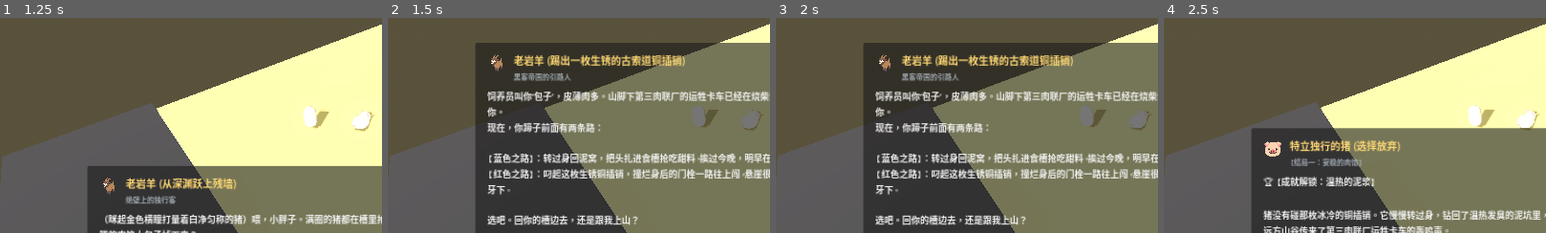
Above: before the commit, frames 1-4 (left to right).
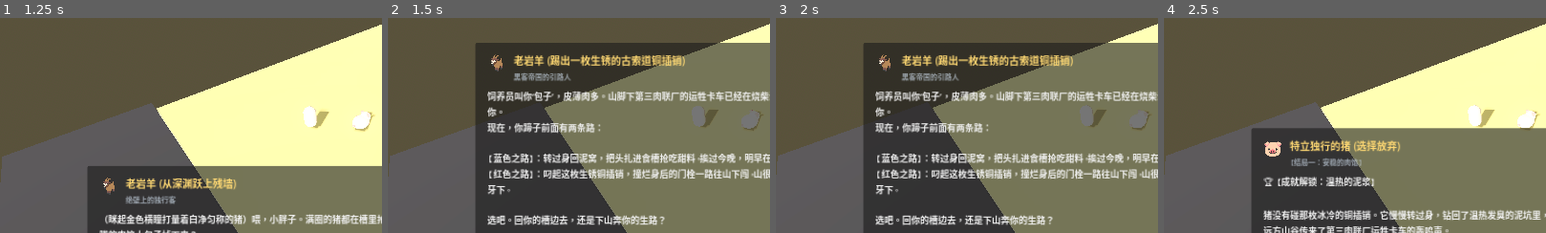
Above: after the commit, the same moments.

Repository: chenzhaoxuan0/piggame
Game: Godot game, scene res://scenes/ui/character_selection.tscn
The game is run twice, just before and just after one commit, with the same random seed, the same clock (stepped at 60 frames per second) and the same inputs.
Inputs:
- Up to frame 1 (1.25 s): click "做特立独行的猪 (开始)" at 0.5 s
- Up to frame 2 (1.5 s): click "▶ 【吐掉干麦穗，望向云海】'天里没包子。但天上面没有栏杆…" at 1.25 s
- Up to frame 3 (2 s): no input
- Up to frame 4 (2.5 s): click "▶ 【蓝色抉择：掉头钻回泥窝】'悬崖太冷了，我只想安安稳稳…" at 2 s
The pictures show only the part of the screen within x 3-53%, y 31-81%; the shares and areas given below are measured in that part.

Frame 1 is identical in both runs. In frame 2, 0.9% of the frame differs, in the area x 54-98%, y 70-97%; in frame 3, 0.9%; in frame 4, nothing differs.

Commit message:
feat(narrative): refine downhill journey, dialogue replies, wool misconception, and pragmatic farm owner showdown

Diff:
--- a/scripts/core/dialogue_manager.gd
+++ b/scripts/core/dialogue_manager.gd
@@ -1,14 +1,14 @@
 extends Node
 
-# Dialogue Manager (黑客帝国抉择 · 行动觉醒 · 人猪对决终定本)
+# Dialogue Manager (终极定本 · 旷野突围版)
 # 核心机制与细节修正：
-# 1. 序幕黑客帝国红蓝二元抉择（蓝：温热的泥浆 / 红：红色的生锈插销）；
-# 2. 角色互不相识，相遇时互道来历与身份；
-# 3. 牛遇到的是一时的花岗岩大石块，卸轭后去水渠喝水；
-# 4. 羊毛改与“工业耐磨硬毡垫”对比，羊走出阴暗去阳光下晒毛；
-# 5. 马为中年良驹，执念于41秒纪录金牌，殊不知已被年轻马打破6秒（35秒），后探头嚼栏外野草；
-# 6. 删去钟楼场景，终点闸门前为人类主管（周主管）手持电击棍与猪的宝可梦式意志对战；
-# 7. 删去猪挖水渠设定，崖口对老张进行纯粹生命对话，索道滑入旷野达成结局二【特立独行的先驱】。
+# 1. 猪来自“山顶悬崖边的破猪棚”，下山突围；
+# 2. 猪不向其他动物宣扬“你们没有生命危险”（隐藏设定，玩家自悟）；
+# 3. 猪点拨后，牛羊马均先言语回复，再进行身体行动；
+# 4. 羊毛为全员对标准的错判（软毛价值极高但农场只做粗活，人不会指引它）；
+# 5. 马为中年马，死守41秒金牌纪录，猪在路边看到了35秒新纪录牌；马言语回复后嚼草，心境仍混沌但心弦放松；
+# 6. 终点对决对手为“农场主”（无姓氏），对战后农场主务实接受跑了一头肉猪的损失；
+# 7. 彻底移除狗的第11幕洗白度化，猪直登索道乘风破浪完成突围！
 
 signal dialogue_started(node_data: Dictionary)
 signal dialogue_advanced(step: int)
@@ -16,7 +16,7 @@
 signal will_acquired(will_type: String)
 
 var dialogue_tree = {
-	# --- 序幕：悬崖晨雾与老岩羊 (黑客帝国红蓝抉择) ---
+	# --- 序幕：山顶悬崖与老岩羊 (黑客帝国红蓝抉择) ---
 	"cliff_goat_intro": {
 		"speaker": "老岩羊 (从深渊跃上残墙)",
 		"avatar": "🐐",
@@ -33,7 +33,7 @@
 		"speaker": "老岩羊 (踢出一枚生锈的古索道铜插销)",
 		"avatar": "🐐",
 		"title": "黑客帝国的引路人",
-		"content": "饲养员叫你‘包子’，皮薄肉多。山脚下第三肉联厂的运牲卡车已经在烧柴油冒黑烟了，明早六点头道大门一拉，第一个挂吊钩的就是你。\n现在，你蹄子前面有两条路：\n\n【蓝色之路】：转过身回泥窝，把头扎进食槽抢吃甜料。挨过今晚，明早在温饱里挨上一刀，当一屉合格的肉馅大包子。\n【红色之路】：叼起这枚生锈铜插销，撞烂身后的门栓一路往上闯。悬崖很高，猎犬很凶，你可能会摔死在乱石堆里，也可能会死在狗牙下。\n\n选吧。回你的槽边去，还是跟我上山？",
+		"content": "饲养员叫你‘包子’，皮薄肉多。山脚下第三肉联厂的运牲卡车已经在烧柴油冒黑烟了，明早六点头道大门一拉，第一个挂吊钩的就是你。\n现在，你蹄子前面有两条路：\n\n【蓝色之路】：转过身回泥窝，把头扎进食槽抢吃甜料。挨过今晚，明早在温饱里挨上一刀，当一屉合格的肉馅大包子。\n【红色之路】：叼起这枚生锈铜插销，撞烂身后的门栓一路往山下闯。山很高，猎犬很凶，你可能会摔死在乱石堆里，也可能会死在狗牙下。\n\n选吧。回你的槽边去，还是下山奔你的生路？",
 		"options": [
 			{
 				"text": "【蓝色抉择：掉头钻回泥窝】“悬崖太冷了，我只想安安稳稳吃口饱饭……”",
@@ -61,13 +61,13 @@
 		"speaker": "特立独行的猪 (踏入未知)",
 		"avatar": "🐷",
 		"title": "决然出逃的勇者",
-		"content": "🏆 【成就解锁：红色的生锈插销】\n\n猪四蹄颤抖，咬紧牙关叼起冰冷的铜插销！浑身血液发烫！\n低下坚硬如铁的生铁猪拱嘴，拼尽全力猛撞木门栓——咔嚓！厚重门栓折断！\n猪迈出猪圈，怀着未知的恐惧与战栗，正式向大院腹地挺进！",
-		"options": [
-			{"text": "迈向未知大院，寻访沿途的生灵！", "next": ""}
-		]
-	},
-
-	# --- 试炼1：老黄牛 ➔ 卸轭喝水 ➔ 汲取【坚忍之骨】 ---
+		"content": "🏆 【成就解锁：红色的生锈插销】\n\n猪四蹄颤抖，咬紧牙关叼起冰冷的铜插销！浑身血液发烫！\n低下坚硬如铁的生铁猪拱嘴，拼尽全力猛撞木门栓——咔嚓！厚重门栓折断！\n猪迈出猪圈，怀着未知的恐惧与战栗，正式向山下农场腹地挺进！",
+		"options": [
+			{"text": "迈向大院，寻访沿途的生灵！", "next": ""}
+		]
+	},
+
+	# --- 试炼1：老黄牛 ➔ 回复而后卸轭喝水 ➔ 汲取【坚忍之骨】 ---
 	"aniu_interaction": {
 		"speaker": "阿牛 (深陷黑泥的老耕牛)",
 		"avatar": "🐂",
@@ -75,19 +75,31 @@
 		"content": "（通红着眼呼哧喘着粗沫）滚开！别挡道！……你是一头白猪？！从哪冒出来的？快让开，别挡我的犁沟！今天还有两亩地，只要我咬紧牙再拼一把力气，这道坎就能犁过去！",
 		"options": [
 			{
-				"text": "【走上前打招呼并查看泥下】“我从山下破圈跑出来的。大叔，你犁头不对劲！”",
+				"text": "【走上前打招呼并拱开泥浆】“我从山顶悬崖边的破猪棚跑出来的。大叔，你犁头不对劲，下面卡着东西了！”",
 				"next": "aniu_solved"
 			}
 		]
 	},
 	"aniu_solved": {
-		"speaker": "一口猪 (拱开泥浆)",
+		"speaker": "一口猪 (指着露出的顽石)",
 		"avatar": "🐷",
 		"title": "一口猪",
-		"content": "大叔，你别死拼了！下面埋着一块磨盘大的花岗岩大石块！你以为是一时的硬泥，其实犁头早就卡在石头上拉卷刃了。再硬拉下去，石头碎不了，断的是你自己的大筋！农场指望你耕地，不会今晚杀你，你犯不着在这儿钻牛角尖！",
-		"options": [
-			{
-				"text": "老牛看着露出的灰白顽石与卷曲犁头，那股死磕的蛮劲忽然泄了……",
+		"content": "大叔，你别死拼了！下面埋着一块磨盘大的花岗岩大石块！你以为是一时的硬泥，其实犁尖卡在石头上早就拉卷刃了。再硬拉下去，石头碎不了，断的是你自己的颈椎大筋！",
+		"options": [
+			{
+				"text": "老牛怔怔看着露出的灰白大石块与卷曲犁尖，猛喘了一口粗气……",
+				"next": "aniu_reply"
+			}
+		]
+	},
+	"aniu_reply": {
+		"speaker": "阿牛 (震惊喃喃自语)",
+		"avatar": "🐂",
+		"title": "恍然的老耕牛",
+		"content": "……花岗岩大石块？我拉的是石头？！……呼……呼……难怪怎么使劲都纹丝不动……原来是一块死石头卡在犁头底下……",
+		"options": [
+			{
+				"text": "看着老牛默默用牛角顶开磨破皮肉的沉重木轭……",
 				"next": "aniu_drink_water"
 			}
 		]
@@ -96,10 +108,10 @@
 		"speaker": "阿牛 (卸轭喝水)",
 		"avatar": "🐂",
 		"title": "停步的老耕牛",
-		"content": "（老牛没有多说什么，它默默顶开磨破皮肉的沉重木轭）\n（踩着黏稠泥水走到旁边的石水渠边，低下头长长地痛饮了一大口清凉甘甜的泉水。嘴边滴着清水，看着远山喷出一口白汽。它七年来第一次在劳作中停下喝水）",
-		"options": [
-			{
-				"text": "【猪心中触动】从盲目死拼到从容止步……这就是扛得起风浪的坚忍之骨！",
+		"content": "（老牛踩着黏稠泥水走到旁边的石水渠边，低下头长长地痛饮了一大口清凉甘甜的泉水）\n（水珠顺着胡须滴落，它看着远山喷出一口白汽。它七年来第一次在劳作中停下来喝水）",
+		"options": [
+			{
+				"text": "【猪心中触动】从盲目死拼到从容止步……这就是扛得起千钧的坚忍之骨！",
 				"next": "learn_ox_will"
 			}
 		]
@@ -108,21 +120,21 @@
 		"speaker": "特立独行的猪 (领悟)",
 		"avatar": "🐷",
 		"title": "【意志觉醒：坚忍之骨】",
-		"content": "老牛那如铁塔般驻足喝水的沉稳身影印入猪的心底：\n牛有耕作价值，可以缓缓；而自己明早就要出栏！\n但突围正需要这般扎根大地的沉稳力量——猪获得了【坚忍之骨】！",
-		"options": [
-			{"text": "带着坚忍之骨，继续向上挺进！", "next": ""}
-		]
-	},
-
-	# --- 试炼2：小绵羊 ➔ 阳光晒毛 ➔ 汲取【洞察之眸】 ---
+		"content": "老牛那如铁塔般驻足喝水的沉稳身影印入猪的心底：\n冲破前方的围捕正需要这般沉稳力量——猪获得了【坚忍之骨】！（空地追逐战中可用于挣脱恶犬扑咬）",
+		"options": [
+			{"text": "带着坚忍之骨，继续向下挺进！", "next": ""}
+		]
+	},
+
+	# --- 试炼2：小绵羊 ➔ 回复而后阳光晒毛 ➔ 汲取【洞察之眸】 ---
 	"mianmian_interaction": {
 		"speaker": "绵绵 (缩在阴暗草垛角落的小羊)",
 		"avatar": "🐑",
 		"title": "被指标击碎自尊的小羊",
-		"content": "（木栏贴着‘三等残次：纤维过细过软，缺乏刚性，无法压制工业耐磨硬毡垫’，眼角挂着泪，戒备地往后缩）\n你……你是谁？我从没在羊棚见过你……你是一头猪？你怎么跑到这里来了……",
-		"options": [
-			{
-				"text": "【温和介绍并走向前】“我从下头的下栏破猪圈跑出来的，他们叫我‘包子’。你呢，为什么躲在暗处哭？”",
+		"content": "（木栏贴着‘三等残次：纤维过细过软，缺乏刚性，无法压制工业耐磨硬毡垫’，眼角挂泪，戒备退缩）\n你……你是谁？我从没在羊棚见过你……你是一头猪？你怎么跑到这里来了……",
+		"options": [
+			{
+				"text": "【温和介绍并走向前】“我从山顶悬崖边的猪棚跑出来的，饲养员叫我‘包子’。你呢，为什么躲在暗处哭？”",
 				"next": "mianmian_intro_reply"
 			}
 		]
@@ -131,22 +143,34 @@
 		"speaker": "绵绵 (抽泣)",
 		"avatar": "🐑",
 		"title": "二号棚细毛绵羊",
-		"content": "我是二号棚的细毛绵羊……他们说我的毛太细太软了，压不成机床底下的工业防震硬毡垫，连工业边角料都算不上……我是不是全农场最差的一只羊……",
-		"options": [
-			{
-				"text": "【一脚踢飞残次破木牌】“机修厂的工业毡垫是垫机床吸机油的！”",
+		"content": "我是二号棚的细毛绵羊……他们说我的毛太细太软了，压不成机床底下的工业防震硬毡垫，连工业边角料都算不上……农场的所有羊都说粗毛才是好毛，我是不是全农场最差的一只羊……",
+		"options": [
+			{
+				"text": "【一脚踢飞残次破木牌】“机修厂的工业毡垫是铺在机床底下的！”",
 				"next": "mianmian_advice"
 			}
 		]
 	},
 	"mianmian_advice": {
-		"speaker": "一口猪",
+		"speaker": "一口猪 (点明全员对标准的错判)",
 		"avatar": "🐷",
 		"title": "一口猪",
-		"content": "工业硬毡垫当然要粗硬得像铁丝才压不烂。可你的毛长得像天上的云彩一样轻柔，天生是用来做贴身保暖软衣的！他们工厂里只有粗活，拿机修垫子的粗尺来量你，那是他们的局限。农场还要靠你年年剪毛，你又没有生命危险，何必躲在这儿自卑？",
-		"options": [
-			{
-				"text": "小羊怔怔看着自己身上的白色绒毛，慢慢迈步走出阴影……",
+		"content": "工业硬毡垫要粗硬才压不烂。可你的毛长得像天上的云彩一样轻柔，天生是用来做贴身保暖的高档绒衣的，远比粗毛贵重得多！农场的动物只见过地毯粗毛，全都跟着瞎判定；农场主心里清楚，但他只出硬毡垫，懒得指引你。拿机修垫子的粗尺来量你，是这整个农场的无知错判！",
+		"options": [
+			{
+				"text": "小羊吸了吸鼻子，眼里露出一丝茫然与微光……",
+				"next": "mianmian_reply"
+			}
+		]
+	},
+	"mianmian_reply": {
+		"speaker": "绵绵 (恍然若失)",
+		"avatar": "🐑",
+		"title": "若有所悟的绵羊",
+		"content": "……天生用来御寒的宝贝？原来……原来不是我生得坏……是他们根本不知道我的毛能用在哪儿……大家都以为粗的才是对的……",
+		"options": [
+			{
+				"text": "小羊站起身抖了抖身上的草屑灰尘，慢慢迈步走出阴影……",
 				"next": "mianmian_sunbathe"
 			}
 		]
@@ -155,10 +179,10 @@
 		"speaker": "绵绵 (漫步至阳光下)",
 		"avatar": "🐑",
 		"title": "晒毛的小绵羊",
-		"content": "（小羊站起身抖了抖身子，把身上的草屑灰尘抖落，一身蓬松雪白的卷毛舒展开来如云朵般纯净）\n（它迈着轻细的小蹄子走出潮湿角落，在破屋顶漏下的一缕金黄阳光中舒服地趴下晒毛，把下巴搭在干木板上，惬意地闭上了眼睛）",
-		"options": [
-			{
-				"text": "【猪心中明澈】跳出虚妄刻板的单一标尺，拥抱自身的真实价值……这就是洞察之眸！",
+		"content": "（小羊一身蓬松雪白的卷毛舒展开来如云朵般纯白）\n（它迈着轻细的小蹄子走出潮湿角落，在破屋顶漏下的一缕金黄阳光中舒服地趴下晒毛，把下巴搭在干木板上，惬意地闭上了眼睛）",
+		"options": [
+			{
+				"text": "【猪心中明澈】跳出虚妄刻板的单一标尺，洞悉本质……这就是洞察之眸！",
 				"next": "learn_sheep_will"
 			}
 		]
@@ -167,21 +191,21 @@
 		"speaker": "特立独行的猪 (领悟)",
 		"avatar": "🐷",
 		"title": "【意志觉醒：洞察之眸】",
-		"content": "小羊在阳光下安然舒展的模样，驱散了世俗标准的虚妄阴霾。\n羊可以缓缓享受阳光，但自己必须把握今夜！\n猪领悟了【洞察之眸】：看破伪装假象、洞悉事物本质的至清之智！",
-		"options": [
-			{"text": "眼神清澈明亮，继续向上挺进！", "next": ""}
-		]
-	},
-
-	# --- 试炼3：烈马 ➔ 探头嚼野草 ➔ 汲取【疾风之步】 ---
+		"content": "小羊在阳光下安然舒展的模样，驱散了虚妄标准的阴霾。\n猪领悟了【洞察之眸】！（空地追逐战中可看穿犬群分身疑兵）",
+		"options": [
+			{"text": "眼神清澈明亮，继续向下挺进！", "next": ""}
+		]
+	},
+
+	# --- 试炼3：烈马 ➔ 回复而后嚼外草 ➔ 汲取【疾风之步】 ---
 	"zhuifeng_interaction": {
 		"speaker": "追风 (双眼圆睁的中年黑色骏马)",
 		"avatar": "🐎",
 		"title": "泥圈中盲奔的自欺者",
-		"content": "（在50米椭圆泥圈疯狂狂奔，疾驰掠过，大声暴喘）闪开！别挡道！……你打哪来的？！一只肥猪怎么敢闯进赛道？！",
-		"options": [
-			{
-				"text": "【站在木栏外喊道】“我从下面的破圈跑出来的！大叔，你跑这么急是要赶去哪？！”",
+		"content": "（在50米椭圆泥圈疯狂狂奔，大汗淋漓，大声暴喘）闪开！别挡道！……你打哪来的？！一只肥猪怎么敢闯进赛道？！",
+		"options": [
+			{
+				"text": "【站在木栏外喊道】“我从山顶悬崖边的破圈跑出来的。大叔，你跑这么急是要赶去哪？”",
 				"next": "zhuifeng_horse_intro"
 			}
 		]
@@ -190,10 +214,10 @@
 		"speaker": "追风 (狂傲暴喘)",
 		"avatar": "🐎",
 		"title": "曾获金牌的中年追风",
-		"content": "我是这里的速度良驹‘追风’！我在跑配速！这一圈我跑了41秒！只要我今天跑满三万步，维持住41秒的成绩，终点看台上的速度冠军金牌就还是我的！",
-		"options": [
-			{
-				"text": "【指着看台上挂着的金牌纪录板】“大叔，看台上的纪录去年就换了！”",
+		"content": "我是这里的速度良驹‘追风’！我在跑配速！这一圈我跑了41秒！只要我今天跑满三万步，维持住41秒的成绩，终点看台上的冠军金牌就还是我的！",
+		"options": [
+			{
+				"text": "【指出路边看到的纪录牌】“大叔，我刚才路过入口，上面的纪录早就换了！”",
 				"next": "zhuifeng_awaken"
 			}
 		]
@@ -202,10 +226,22 @@
 		"speaker": "一口猪",
 		"avatar": "🐷",
 		"title": "一口猪",
-		"content": "大叔！你看台上的纪录牌去年就换了！现在的头名是三号棚新来的纯血小马，35秒，比你当年快了整整6秒！农场早就一年没给你排过比赛了。半人高的木栏杆早朽烂了，外面就是八百里草甸！农场把你当退役良驹养着，又没人逼你，你何必死守着三年前的41秒，睁着眼睛骗自己？",
-		"options": [
-			{
-				"text": "烈马四蹄在泥中犁出四道深痕，伴随粗重喘息，猛然刹住步子……",
+		"content": "大叔！我刚才一路走过来，入口那面金牌纪录榜上写得清清楚楚！牌子上的纪录去年春天就换了，现在的头名是三号棚新来的年轻小马，35秒！人家比你当年快了整整6秒！农场早就一年没给你排过比赛了。你何必死咬着三年前过去的自己不放，非得自欺欺人？",
+		"options": [
+			{
+				"text": "烈马四蹄在泥中划出深深的刹痕，伴随粗重喘息，猛然刹住步子……",
+				"next": "zhuifeng_reply"
+			}
+		]
+	},
+	"zhuifeng_reply": {
+		"speaker": "追风 (剧烈喘息，眼神空洞挣扎)",
+		"avatar": "🐎",
+		"title": "震颤的中年良驹",
+		"content": "（死死盯着入口处的纪录牌，胸膛剧烈起伏）……35秒？！去年就换了？！……我跑了一整年……难道全是在追一个早就没了的影子……我……",
+		"options": [
+			{
+				"text": "烈马缓步走到半人高的朽烂木栏边，把马头伸出了围栏外……",
 				"next": "zhuifeng_graze"
 			}
 		]
@@ -213,8 +249,8 @@
 	"zhuifeng_graze": {
 		"speaker": "追风 (探头啃食栏外野草)",
 		"avatar": "🐎",
-		"title": "品尝野味的中年骏马",
-		"content": "（烈马转头看着35秒的新纪录板，又看了看自己蹄下踩了千万次的泥槽）\n（它缓步走到朽烂木栏边，把长长的马头伸出围栏外，悠闲地低头啃食起荒坡上生长的一丛苦野草。一边嚼着带有泥土清香的野苜蓿，一边慢悠悠地甩着尾巴。跑圈的狂躁执念彻底烟消云散）",
+		"title": "咀嚼野味的中年骏马",
+		"content": "（烈马一口一口咀嚼起荒坡上生长的一丛苦野草。它依然处于混沌与茫然之中，一口野草无法立刻消除它多年的躁郁，但沙沙的嚼草声中，它心里死死绷紧的弦悄然松开了）",
 		"options": [
 			{
 				"text": "【猪热血沸腾】从被动跑圈到掌握自己的奔跑节律……这就是破阵的疾风之步！",
@@ -226,80 +262,68 @@
 		"speaker": "特立独行的猪 (领悟)",
 		"avatar": "🐷",
 		"title": "【意志觉醒：疾风之步】",
-		"content": "烈马从容咀嚼野草的神态，让猪真正理解了速度的真谛——速度不是为了在磨道里取悦看客，而是为了奔向广袤天地！\n猪获得了【疾风之步】：极速穿梭、雷霆破阵的无上迅疾！三大意志齐聚！",
-		"options": [
-			{"text": "昂首阔步，向后山大铁闸门发起冲刺！", "next": ""}
-		]
-	},
-
-	# --- 决战：后山大铁闸门前 (人猪对战：宝可梦式回合制演播) ---
+		"content": "烈马从容咀嚼野草的神态，让猪真正理解了速度的真谛——速度不是为了在磨道里取悦看客，而是为了奔向广袤天地！\n猪获得了【疾风之步】！（空地追逐战中可大幅提高冲刺变向移速）",
+		"options": [
+			{"text": "昂首阔步，向下山大铁闸门发起冲刺！", "next": ""}
+		]
+	},
+
+	# --- 终极对决：后山大铁闸门前 (农场主与猪的宝可梦式回合制对决) ---
 	"ordeal_encounter": {
-		"speaker": "农场人类主管·周主管 (手持高压电击棍)",
+		"speaker": "农场主 (手持高压电击棍)",
 		"avatar": "🧑‍🌾",
-		"title": "生猪繁育主管",
-		"content": "【终极意志对决开始！】\n野生的一口猪（Lv.99 特立独行形态） VS 农场主管·周主管 (手持高压电击棍)\n\n周主管使用了技能【高产指标与甜料诱惑】！\n周主管：“047号！皮薄肉多的包子！你竟然敢从圈里跑出来？！明早六点肉联厂的车就要来装货了，老老实实滚回秤上去，今晚给你加满甜麦麸！”",
-		"options": [
-			{
-				"text": "【猪触发牛之坚忍·发动反击】“甜料再甜也是买命的饵！你们养我不是为了善待，是为了按斤称肉！”",
+		"title": "农场主",
+		"content": "【终极意志对决开始！】\n野生的一口猪（Lv.99 特立独行形态） VS 农场主 (手持高压电击棍)\n\n农场主使用了技能【加料糖蜜桶 & 称重耳标】！\n农场主：“047号！皮薄肉多的包子！你竟然敢从圈里跑出来？！明早六点肉联厂的车就要来装货了，老老实实滚回秤上去，今晚给你加满甜麦麸！”",
+		"options": [
+			{
+				"text": "【反击：真理诘问】“甜料再甜也是买命的饵！你们养我不是为了善待，是为了按斤称肉！”",
 				"next": "ordeal_turn_2"
 			}
 		]
 	},
 	"ordeal_turn_2": {
-		"speaker": "农场人类主管·周主管 (恼羞成怒)",
+		"speaker": "农场主 (挥舞电击棍)",
 		"avatar": "🧑‍🌾",
-		"title": "体制管理者",
-		"content": "周主管使用了技能【高压电击棍 & 肉猪天职】！\n周主管：“混账！肉猪的天职就是长肉！没有农场，你走出大门就是死路一条！”\n周主管信念值大跌！周身电弧闪烁扑面而来！",
-		"options": [
-			{
-				"text": "【猪触发羊之洞察·破除规训】“谁说长着四蹄的生灵生来就必须是肉馅？！你们订的标准，绑不住想看天的心！”",
+		"title": "农场主",
+		"content": "农场主使用了技能【高压电击棍 & 肉猪天职】！\n农场主：“混账！肉猪的天职就是长肉挨刀！走出这道门，你什么都不是！”\n农场主信念值大跌！周身电弧闪烁扑面而来！",
+		"options": [
+			{
+				"text": "【反击：破除规训】“谁说长着四蹄的生灵生来就必须是肉馅？！你们订的标准，绑不住想看天的心！”",
 				"next": "ordeal_turn_3"
 			}
 		]
 	},
 	"ordeal_turn_3": {
-		"speaker": "农场人类主管·周主管 (防御彻底崩溃)",
+		"speaker": "农场主 (防御彻底崩溃)",
 		"avatar": "🧑‍🌾",
-		"title": "崩溃的主管",
-		"content": "周主管信念归零，陷入混乱！孤注一掷挥舞电击棍扑面猛砸！\n猪凝聚了【马之疾风爆发】！释放终极技能【真理冲撞·铁嘴破门】！",
-		"options": [
-			{
-				"text": "【终极一跃】用坚硬如生铁的猪鼻梁，狠狠撞飞电击棍，猛烈撞碎大铁锁！",
+		"title": "农场主",
+		"content": "农场主信念归零，陷入混乱！孤注一掷挥舞电击棍扑面猛砸！\n猪凝聚全身力量！释放终极技能【真理冲撞·铁嘴破门】！",
+		"options": [
+			{
+				"text": "【终极一跃】坚硬如铁的生铁猪鼻梁狠狠撞飞电击棍，猛烈撞碎大铁门锁！",
 				"next": "ordeal_break_switch"
 			}
 		]
 	},
 	"ordeal_break_switch": {
-		"speaker": "特立独行的猪 (破门一击)",
+		"speaker": "特立独行的猪 (破门而入)",
 		"avatar": "🐷",
 		"title": "冲破牢笼的英雄",
-		"content": "轰————！厚重的大铁锁应声崩断！高耸的大铁门向两侧轰然洞开！\n周主管跌坐在地，电击棍在地上嗞嗞冒着火星，惊骇地看着猪冲出铁门！\n大门之外，通向后山悬崖索道的石径在漫天月色与群星中豁然开朗！",
-		"options": [
-			{"text": "在群星注视下，奔赴最上方后山悬崖索道！", "next": "cablecar_climax"}
-		]
-	},
-
-	# --- 终章：后山索道崖口度化老张 (结局二：旷野归途) ---
+		"content": "轰————！厚重的大铁锁应声崩断！高耸的大铁门向两侧轰然洞开！\n农场主摔在泥地上揉着手腕，拍了拍裤子上的土，没好气地啐了一口：“啧，算你骨头硬。跑了一头肉猪，亏了千把块钱……算了，圈里还有几百头呢。”\n大门之外，通向后山悬崖索道的石径在山风中豁然开朗！",
+		"options": [
+			{"text": "迈向后山绝壁索道，奔赴旷野！", "next": "cablecar_climax"}
+		]
+	},
+
+	# --- 终章：乘索道滑入旷野 (结局二：旷野归途) ---
 	"cablecar_climax": {
-		"speaker": "管家犬 老张 (瘫坐在地)",
-		"avatar": "🐕",
-		"title": "迷茫的守门犬",
-		"content": "（独自追到崖口，眼眶发红，抓着脖子上的纯铜铃铛大哭）门被砸烂了……规矩没了……明天大门打开，谁来管它们？没有农庄，我们怎么活啊……",
-		"options": [
-			{
-				"text": "【平静地走到索道木吊厢前】“老张，我只是一头猪。”",
-				"next": "cablecar_redemption"
-			}
-		]
-	},
-	"cablecar_redemption": {
-		"speaker": "特立独行的猪",
+		"speaker": "特立独行的猪 (跃上索道吊厢)",
 		"avatar": "🐷",
 		"title": "特立独行的先驱",
-		"content": "我只是一头猪。我没有给这农场留下过任何东西，但我也不欠这农场任何东西。\n铜铃你摇得很响，但山风更大。你是一只狗，不是挂在大门上的铁锁。\n门已经开了，你也该卸下铃铛，去草地上打个滚了！",
-		"options": [
-			{
-				"text": "【老张泪流满面，亲手解下铜铃抛入清泉】跃入木吊厢，推入生锈铜插销！",
+		"content": "猪跃入悬挂在绝壁云海间的木质索道吊厢，将老岩羊给它的生锈铜插销狠狠撞入绞盘卡槽！\n咔嗒！齿轮咬合飞旋！\n木吊厢滑离绝壁，向着下方无边无际的金色麦浪与自由旷野飞驰而下！\n它成了一只真正特立独行的生命图腾！",
+		"options": [
+			{
+				"text": "【滑入浩瀚旷野】完成英雄之旅！",
 				"next": "game_win"
 			}
 		]
--- a/scripts/levels/office_level_1.gd
+++ b/scripts/levels/office_level_1.gd
@@ -86,12 +86,12 @@
 	if will_horse: wills.append("疾风之步")
 
 	if will_ox and will_sheep and will_horse and not power_cut:
-		objective_label.text = "🎯 三大意志已凝聚【坚忍之骨·洞察之眸·疾风之步】！向后山铁闸门冲锋，击溃人类主管破门！"
+		objective_label.text = "🎯 三大意志已凝聚【坚忍之骨·洞察之眸·疾风之步】！向下穿行农场，击溃农场主破门！"
 	elif power_cut:
-		objective_label.text = "🌟 大铁锁已碎，大门洞开！在群星注视下，奔赴最上方悬崖索道！"
+		objective_label.text = "🌟 大铁锁已碎，大门洞开！奔赴后山索道，滑向自由旷野！"
 	else:
 		var status = "、".join(wills) if wills.size() > 0 else "无"
-		objective_label.text = "🎯 向上探索农庄 · 已领悟意志: [%s] · 继续寻访陌生同伴" % status
+		objective_label.text = "🎯 穿行农场下山 · 已领悟意志: [%s] · 继续寻访陌生同伴" % status
 
 func handle_cablecar_interact() -> void:
 	if is_game_finished:
Not shown, changed: docs/GDD_GAME_DESIGN.md
Not shown, changed: docs/PIG_STORY_LINE_FULL.md
